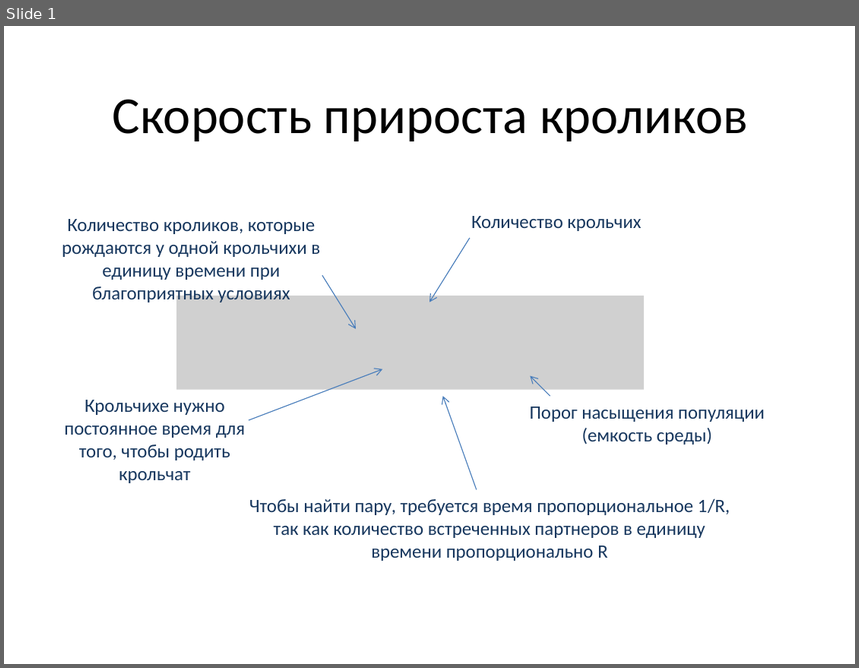
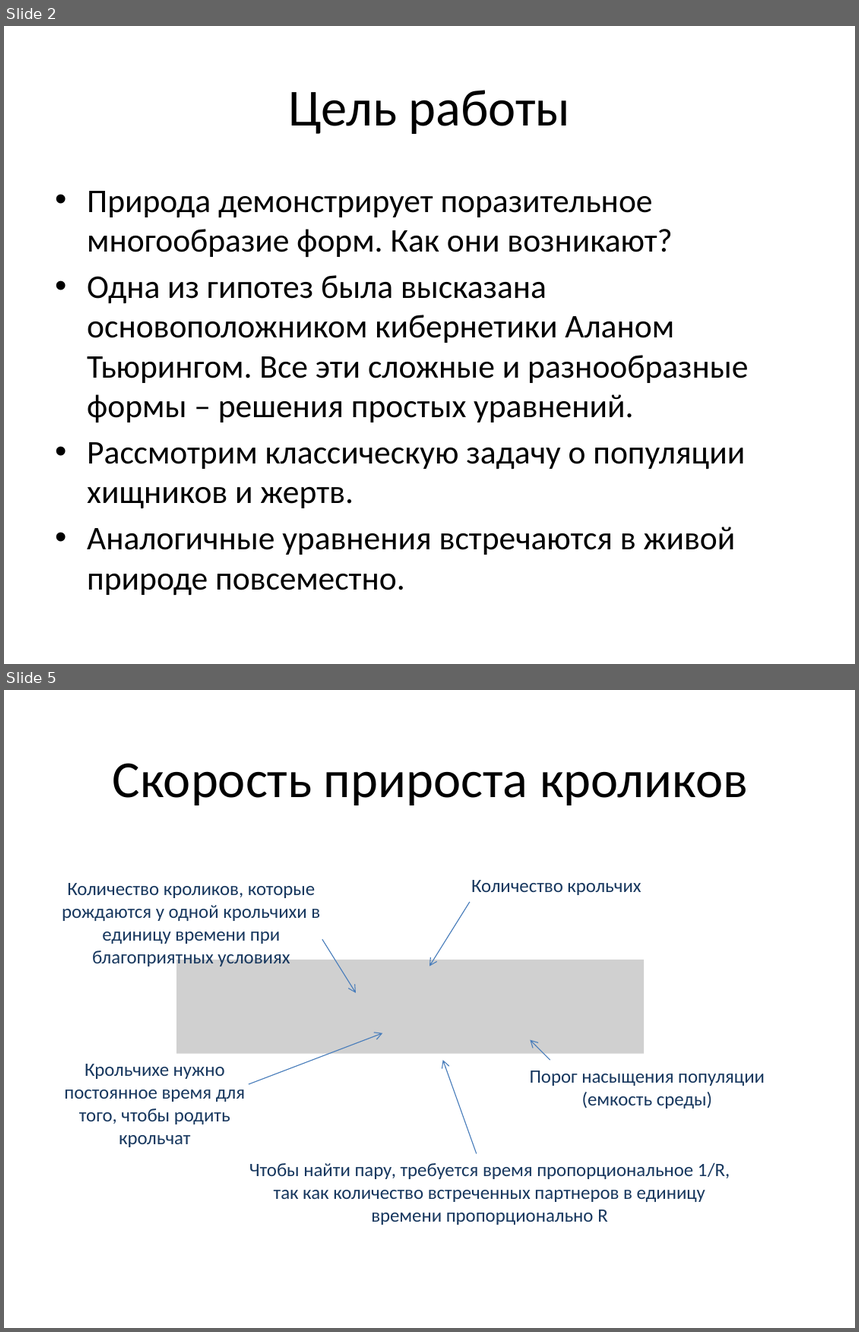
Before and after one commit to olegv142/rabbits, a slide deck: rabbit-foxes.pptx. Shown one above the other, each under a label of ours: slide 1 before the commit, slides 2 and 5 after it; the slides between them are not shown. The pictures are 859x668 and 859x1332 pixels, drawn with LibreOffice and Linux fonts; fonts in the diff are those of the drawing; grey boxes stand for pictures. Boxes give left, top, right and bottom in pixels: in the first picture for what was removed or moved away, otherwise in the second. Text is boxed around its words. In the diff, an @@ line names an element or a change of style, - is before the commit and + after.

```diff
--- a/rabbit-foxes.pptx
+++ b/rabbit-foxes.pptx
@@ slide 2 added at (4, 26, 855, 664), background #FFFFFF @@
@@ title added at (288, 90, 571, 134), 44 pt, text #000000 @@
+Цель работы
@@ text added at (87, 191, 748, 595), 28 pt, text #000000 @@
+• Природа демонстрирует поразительное многообразие форм. Как они возникают?
+• Одна из гипотез была высказана основоположником кибернетики Аланом Тьюрингом. Все эти сложные и разнообразные формы – решения простых уравнений.
+• Рассмотрим классическую задачу о популяции хищников и жертв.
+• Аналогичные уравнения встречаются в живой природе повсеместно.
@@ what was slide 1 is now slide 5 @@
```
Also in this commit, not shown: 2 slides changed, 4 other slides added.
